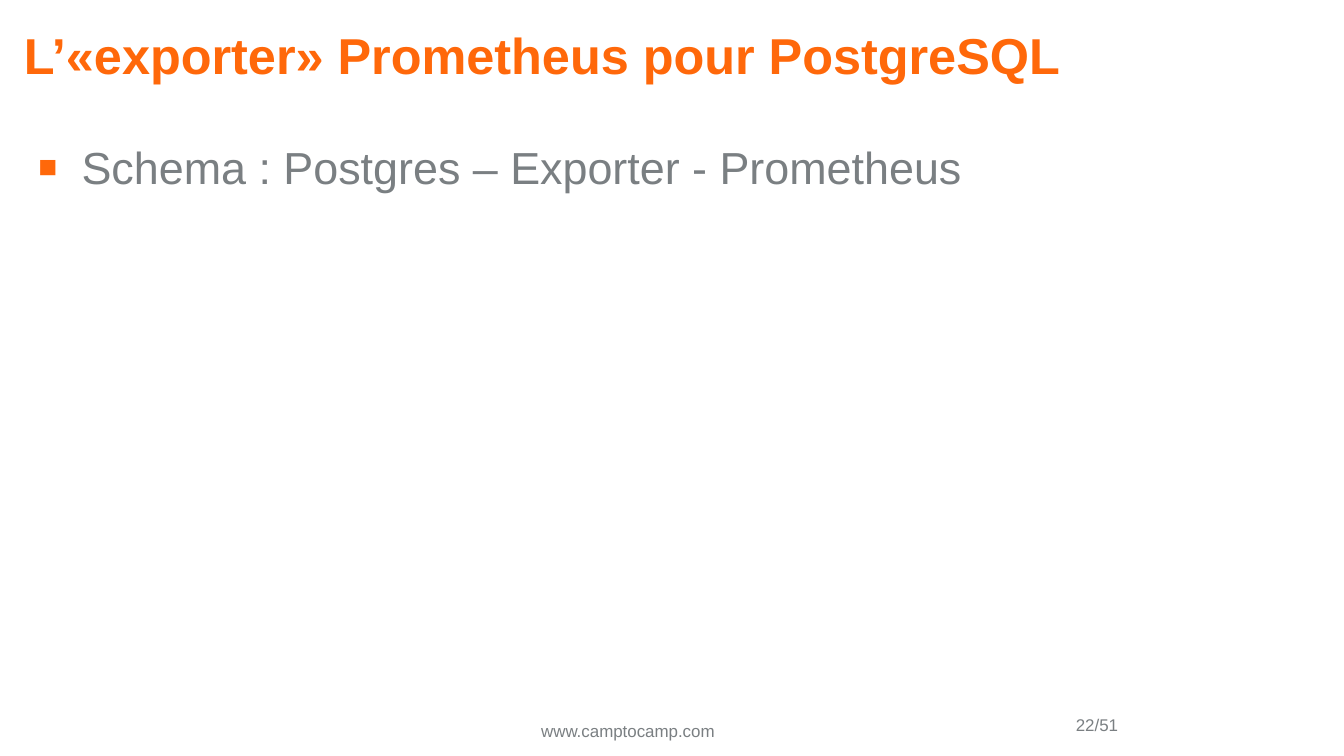
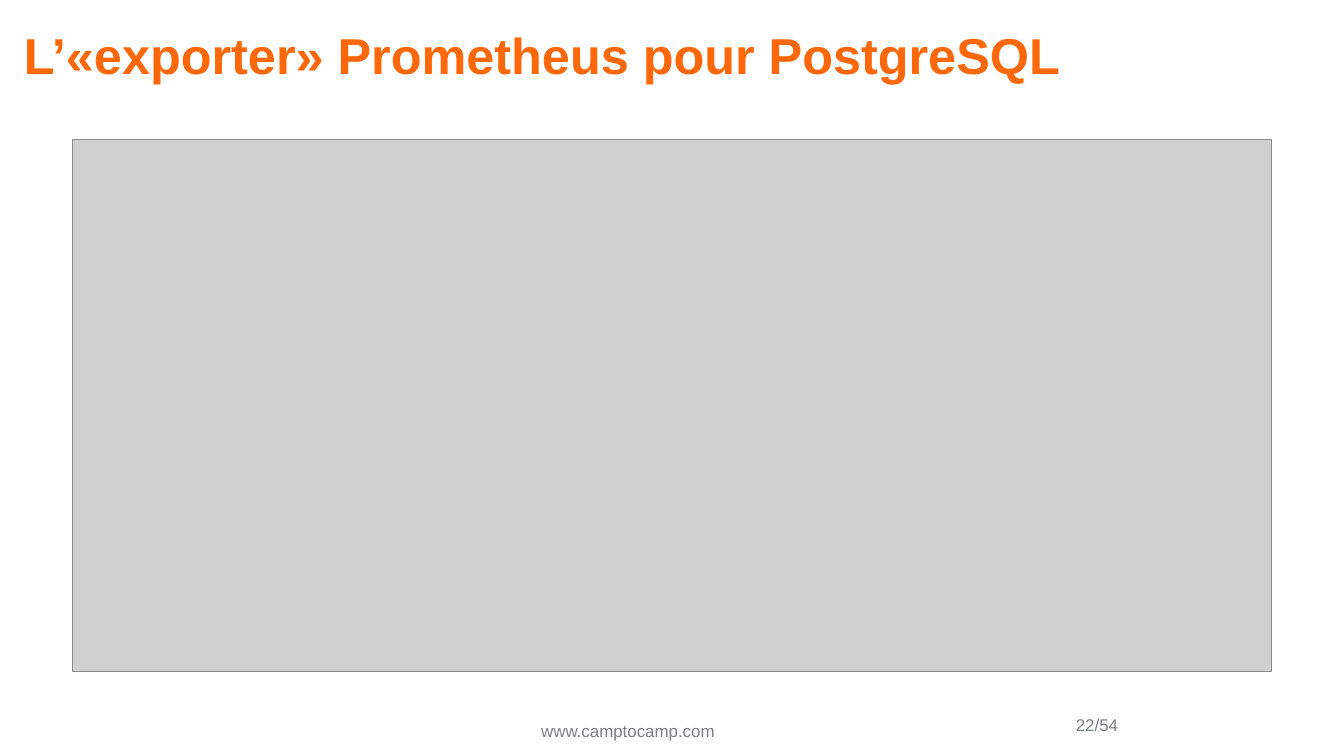
Before and after one commit to Vampouille/demo-prometheus-postgres, a slide deck: slide 22 of pgday2.odp. Drawn at 1344x756 pixels with LibreOffice and Linux fonts; fonts in the diff are those of the drawing; grey boxes stand for pictures; background and template pictures are left out. Boxes give left, top, right and bottom in pixels: in the first picture for what was removed or moved away, otherwise in the second. Text is boxed around its words. In the diff, an @@ line names an element or a change of style, - is before the commit and + after.

Commit message:
Add exporter schema

```diff
--- a/pgday2.odp
+++ b/pgday2.odp
@@ picture added at (x1=72, y1=139, x2=1272, y2=672) @@
@@ text removed at (x1=82, y1=151, x2=962, y2=192) @@
-■ Schema : Postgres – Exporter - Prometheus
@@ page number at (x1=1076, y1=719, x2=1118, y2=731): text changed @@
-22/51
+22/54
```
Also in this commit, not shown: 4 other slides changed, 3 slides added, 3 other files.
